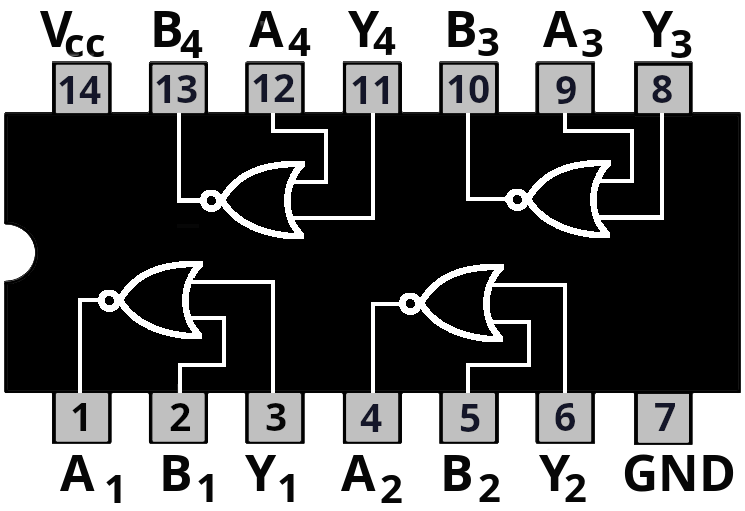
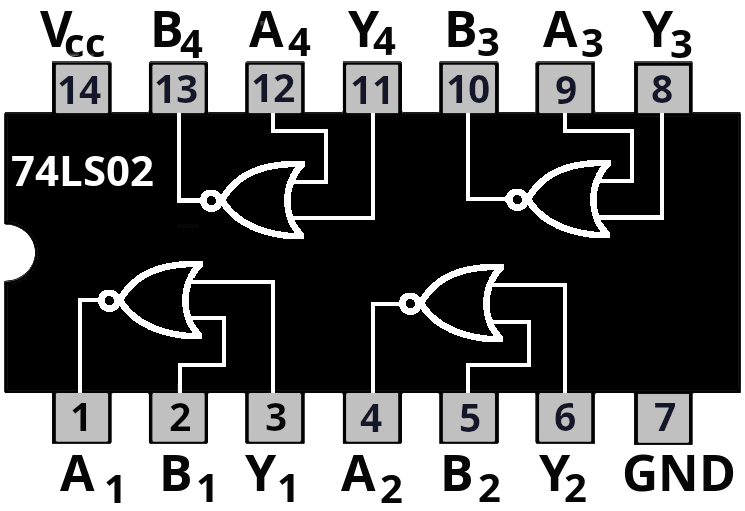
Before/after of a 745×511 layered artwork. What changed in the layer stack:
added layer "74LS02" above "74LS00-black.png" over left=12, top=156, right=153, bottom=186
